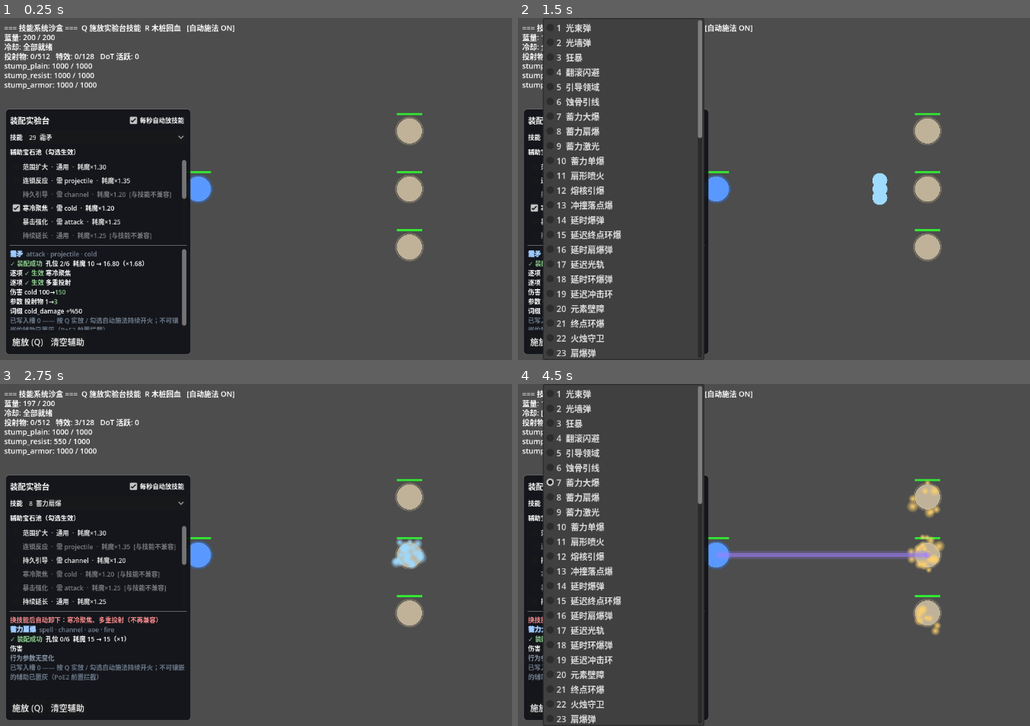
Above: before the commit, frames 1-4 (two rows, left to right).
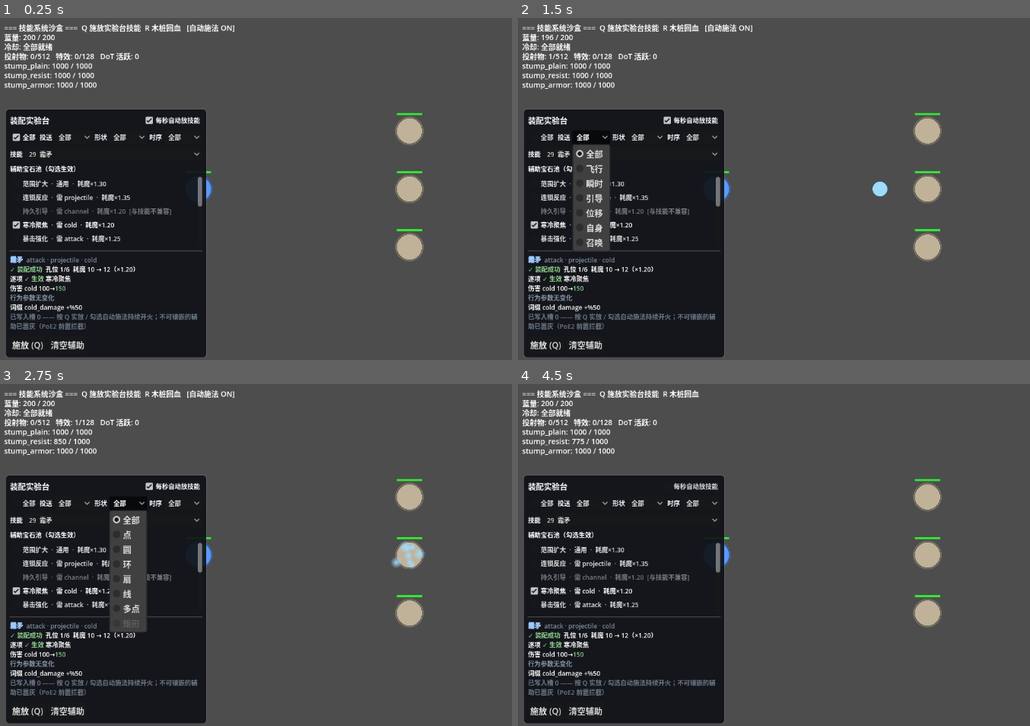
Above: after the commit, the same moments.

Repository: sg229552371/skill-editor-godot
Game: Godot game, scene res://mods/jes-skills/sandbox/sandbox_main.tscn
Two runs of this game, one before a commit and one after it. Both use one fixed random seed, a clock stepped at 60 frames per second and the inputs below.
Inputs (mouse positions are in pixels of both pictures, inside the frame that each line leads up to):
- Up to frame 1 (0.25 s): no input
- Up to frame 2 (1.5 s): click (543, 137) at 0.5 s, where only the run after the commit has a clickable "全部"; click (589, 137) at 1.25 s, where only the run after the commit has a clickable "全部"
- Up to frame 3 (2.75 s): click (128, 503) at 2 s, where only the run after the commit has a clickable "全部"
- Up to frame 4 (4.5 s): click (702, 503) at 2.75 s, where only the run after the commit has a clickable "全部"; click "每秒自动放技能" at 3.5 s; click (625, 503) at 4.25 s, where only the run before the commit has a clickable "7 蓄力大爆"

The runs differ from the first frame. In frame 1, 8.7% of the frame differs, in the area x 1-41%, y 26-100%; in frame 2, 26%; in frame 3, 11%; in frame 4, 28%, in the area x 1-84%, y 0-100%.

Commit message:
feat(sandbox): 实验台三维筛选（全部勾选框+投送/形状/时序交集，轴值聚合全段推导+空值置灰）；D-55 三颗辅助占位数值转正

Diff:
--- a/mods/jes-skills/content/gems/supports/support_channel_focus.tres
+++ b/mods/jes-skills/content/gems/supports/support_channel_focus.tres
@@ -3,7 +3,7 @@
 ; 夜间施工批次 D（D-45）：持久引导——引导类辅助补缺。
 ; D-42 契约：max_channel_time 在 channel 标签承诺面内（TagContract channel.allow），
 ; 覆盖键合法；require 锁定 channel 形态，装到非引导技能上会被整体拒绝。
-; 数值 [PLACEHOLDER · 待 playtest]：引导时长 +1.0 秒（加算），对 2~3 秒引导约 +33%~50%。
+; 数值定稿（D-55，2026-10-22 制作人裁定按推算值转正，后续大 playtest 统一回调）：引导时长 +1.0 秒（加算），对 2~3 秒引导约 +33%~50%。
 
 [ext_resource type="Script" path="res://mods/jes-skills/systems/skills/data/support_gem_data.gd" id="1_csf"]
 
--- a/mods/jes-skills/content/gems/supports/support_duration.tres
+++ b/mods/jes-skills/content/gems/supports/support_duration.tres
@@ -3,7 +3,7 @@
 ; 夜间施工批次 D（D-45）：持续延长——时长型辅助补缺。
 ; D-42 契约：duration 由 aoe（延迟/多段）/ channel（引导时长）/ summon（存续）/ buff（增益时长）
 ; 四类行为消费，故用「任一满足」锁定这四个形态，杜绝装上静默无效。
-; 数值 [PLACEHOLDER · 待 playtest]：+30% 持续时间，与范围扩大（+30%）同档位。
+; 数值定稿（D-55，2026-10-22 制作人裁定按推算值转正，后续大 playtest 统一回调）：+30% 持续时间，与范围扩大（+30%）同档位。
 
 [ext_resource type="Script" path="res://mods/jes-skills/systems/skills/data/support_gem_data.gd" id="1_dur"]
 [ext_resource type="Script" path="res://mods/jes-skills/systems/skills/data/modifier_spec.gd" id="2_dur"]
--- a/mods/jes-skills/content/gems/supports/support_minion.tres
+++ b/mods/jes-skills/content/gems/supports/support_minion.tres
@@ -3,7 +3,7 @@
 ; 夜间施工批次 D（D-45）：召唤强化——随从三属性一次补齐（手册 D1 白名单三项）。
 ; minion_damage / minion_life 是平加值（挂在施法者身上，召唤时按白名单拷给召唤物）；
 ; minion_attack_speed 是加算百分比。三项都不是倍率型属性，走伤害/随从管线，T3 无消费者要求。
-; 数值 [PLACEHOLDER · 待 playtest]：+40 伤害 / +60 生命 / +25% 攻速，对标一颗「大」辅助的强度。
+; 数值定稿（D-55，2026-10-22 制作人裁定按推算值转正，后续大 playtest 统一回调）：+40 伤害 / +60 生命 / +25% 攻速，对标一颗「大」辅助的强度。
 
 [ext_resource type="Script" path="res://mods/jes-skills/systems/skills/data/support_gem_data.gd" id="1_mio"]
 [ext_resource type="Script" path="res://mods/jes-skills/systems/skills/data/modifier_spec.gd" id="2_mio"]
--- a/mods/jes-skills/sandbox/sandbox_lab.gd
+++ b/mods/jes-skills/sandbox/sandbox_lab.gd
@@ -37,6 +37,37 @@
 # 内部规范化键（projectile_count 的 base 载体）：报告里只显示 projectile_count
 const HIDDEN_PARAMS := [&"count_base"]
 
+# ---------------- 三维筛选（四轴模型前三轴，00_总纲 §2；轴值运行时推导，不碰数据文件） ----------------
+# 投送轴：behavior_id → 轴值（与契约测试同源推导；aoe_burst 属瞬时点发）
+const BEHAVIOR_DELIVERY := {
+	&"bhv_projectile": "飞行",
+	&"bhv_melee_swing": "瞬时",
+	&"bhv_aoe_burst": "瞬时",
+	&"bhv_channel": "引导",
+	&"bhv_dash": "位移",
+	&"bhv_buff_self": "自身",
+	&"bhv_summon": "召唤",
+}
+# 形状轴：behavior_params.shape 缺省时各行为的默认形状。
+# aoe/melee/channel 来自 00_总纲 §3 形状通用行（= 代码默认值）；
+# projectile→点 / dash→线 来自运行时事实：弹体走碰撞体（点判定）、冲刺走路径半带宽（线状）；
+# buff_self / summon 无判定形状，形状集合留空（不被形状轴筛中）。
+const BEHAVIOR_SHAPE_DEFAULT := {
+	&"bhv_aoe_burst": "圆",
+	&"bhv_melee_swing": "扇",
+	&"bhv_channel": "线",
+	&"bhv_projectile": "点",
+	&"bhv_dash": "线",
+}
+const SHAPE_NAMES := {
+	&"pt": "点", &"circ": "圆", &"ring": "环", &"sec": "扇",
+	&"line": "线", &"multi": "多点", &"rect": "矩形",
+}
+const SHAPE_ORDER := ["点", "圆", "环", "扇", "线", "多点", "矩形"]
+const DELIVERY_ORDER := ["飞行", "瞬时", "引导", "位移", "自身", "召唤"]
+const TIMING_ORDER := ["单段", "多段", "延迟", "区域"]
+const FILTER_ALL := "全部"
+
 var main: SandboxMain = null
 var _skills: Array = []        # Array[SkillData]
 var _supports: Array = []      # Array[SupportGemData]
@@ -47,6 +78,13 @@
 var _auto_cast_check: CheckBox = null
 var _applying := false
 var _notice := ""              # 一次性的操作提示（镶嵌被拒 / 换技能自动卸下）
+
+# 三维筛选状态：_visible_skills 是当前过滤后的技能列表（_picker 的下标以它为准）
+var _visible_skills: Array = []
+var _filter_all: CheckBox = null
+var _f_delivery: OptionButton = null
+var _f_shape: OptionButton = null
+var _f_timing: OptionButton = null
 
 
 func _ready() -> void:
@@ -110,6 +148,21 @@
 	_auto_cast_check.toggled.connect(_on_auto_cast_toggled)
 	title_row.add_child(_auto_cast_check)
 
+	# 三维筛选行：全部勾选框 + 投送/形状/时序三个下拉（交集过滤）
+	var filter_row := HBoxContainer.new()
+	filter_row.add_theme_constant_override(&"separation", 4)
+	root.add_child(filter_row)
+	_filter_all = CheckBox.new()
+	_filter_all.text = "全部"
+	_filter_all.button_pressed = true
+	_filter_all.add_theme_font_size_override(&"font_size", FONT_SMALL)
+	_filter_all.tooltip_text = "勾上 = 不过滤（三个下拉复位为全部）；任一下拉选了具体轴值会自动取消勾选"
+	_filter_all.toggled.connect(_on_filter_all_toggled)
+	filter_row.add_child(_filter_all)
+	_f_delivery = _make_axis_filter(filter_row, "投送", DELIVERY_ORDER)
+	_f_shape = _make_axis_filter(filter_row, "形状", SHAPE_ORDER)
+	_f_timing = _make_axis_filter(filter_row, "时序", TIMING_ORDER)
+
 	# 技能下拉
 	var skill_row := HBoxContainer.new()
 	root.add_child(skill_row)
@@ -120,11 +173,9 @@
 	_picker = OptionButton.new()
 	_picker.size_flags_horizontal = Control.SIZE_EXPAND_FILL
 	_picker.add_theme_font_size_override(&"font_size", FONT_SMALL)
-	for i in _skills.size():
-		var sk: SkillData = _skills[i]
-		_picker.add_item("%d  %s" % [i + 1, sk.display_name], i)
 	_picker.item_selected.connect(_on_skill_selected)
 	skill_row.add_child(_picker)
+	_rebuild_picker()
 
 	# 辅助宝石池（多选）
 	var pool_title := Label.new()
@@ -191,6 +242,164 @@
 	sb.set_border_width_all(1)
 	sb.border_color = Color(1.0, 1.0, 1.0, 0.12)
 	return sb
+
+
+# ---------------- 三维筛选（交集：各轴同时满足才显示） ----------------
+
+func _make_axis_filter(row: HBoxContainer, label_text: String, values: Array) -> OptionButton:
+	var lb := Label.new()
+	lb.text = label_text
+	lb.add_theme_font_size_override(&"font_size", FONT_SMALL)
+	row.add_child(lb)
+	var ob := OptionButton.new()
+	ob.add_theme_font_size_override(&"font_size", FONT_SMALL)
+	ob.add_item(FILTER_ALL, 0)
+	for i in values.size():
+		ob.add_item(String(values[i]), i + 1)
+	ob.item_selected.connect(_on_axis_filter_changed)
+	row.add_child(ob)
+	return ob
+
+
+## 勾上「全部」= 三个下拉复位为「全部」；取消勾选不改动下拉（由下拉自身变化触发）
+func _on_filter_all_toggled(pressed: bool) -> void:
+	if not pressed:
+		return
+	_applying = true
+	_f_delivery.selected = 0
+	_f_shape.selected = 0
+	_f_timing.selected = 0
+	_applying = false
+	_rebuild_picker()
+
+
+## 任一轴选了具体轴值 → 「全部」勾选框自动取消；三轴交集过滤
+func _on_axis_filter_changed(_index: int) -> void:
+	if _applying:
+		return
+	if _filter_all.button_pressed:
+		_filter_all.set_pressed_no_signal(false)
+	elif _f_delivery.selected == 0 and _f_shape.selected == 0 and _f_timing.selected == 0:
+		_filter_all.set_pressed_no_signal(true)
+	_rebuild_picker()
+
+
+## 轴值运行时推导（与契约测试同源，不碰数据文件）。
+## 关键：聚合技能**全部伤害段**——多段技能（如 飞行弹+落点爆发）的形状/时序
+## 往往在第二段上，只读第一段会把大片轴值错判为无。返回各轴的轴值集合。
+func _axis_sets(sk: SkillData) -> Dictionary:
+	var delivery := {}
+	var shape := {}
+	var timing := {}
+	for part in sk.parts:
+		var p: SkillPart = part
+		var d := String(BEHAVIOR_DELIVERY.get(p.behavior_id, ""))
+		if d != "":
+			delivery[d] = true
+		var shape_key: StringName = p.behavior_params.get(&"shape", &"")
+		var s := String(SHAPE_NAMES.get(shape_key,
+			BEHAVIOR_SHAPE_DEFAULT.get(p.behavior_id, "")))
+		if s != "":
+			shape[s] = true
+		timing[_timing_of(p)] = true
+	return {&"delivery": delivery, &"shape": shape, &"timing": timing}
+
+
+## 时序轴推导：延迟 > 多段 > 区域 > 单段（优先取更特殊的时序特征）
+func _timing_of(part: SkillPart) -> String:
+	var p: Dictionary = part.behavior_params
+	if float(p.get(&"delay", 0.0)) > 0.0:
+		return "延迟"
+	if int(p.get(&"hit_count", 1)) > 1 or p.has(&"tick_interval"):
+		return "多段"
+	if p.has(&"zone_duration") or p.has(&"path_zone_duration"):
+		return "区域"
+	return "单段"
+
+
+func _passes_filter(sk: SkillData, skip_axis: StringName = &"", skip_val: String = "") -> bool:
+	var ax := _axis_sets(sk)
+	if not _axis_match(ax[&"delivery"], _f_delivery, skip_axis, &"delivery", skip_val):
+		return false
+	if not _axis_match(ax[&"shape"], _f_shape, skip_axis, &"shape", skip_val):
+		return false
+	if not _axis_match(ax[&"timing"], _f_timing, skip_axis, &"timing", skip_val):
+		return false
+	return true
+
+
+## 单轴匹配：技能轴值集合命中下拉选项即算匹配；
+## skip_axis 非空时用 skip_val 替代该轴的当前选择（用于统计「选它会剩几个」）
+func _axis_match(ax_set: Dictionary, ob: OptionButton, skip_axis: StringName, axis: StringName, skip_val: String) -> bool:
+	if skip_axis == axis:
+		return skip_val == "" or ax_set.has(skip_val)
+	if ob.selected > 0 and not ax_set.has(ob.get_item_text(ob.selected)):
+		return false
+	return true
+
+
+## 轴值预检：选了必空的轴值直接置灰（与辅助池「不可镶嵌即置灰」同一语义）；
+## 当前已选中的项永不置灰，保证能改选
+func _refresh_axis_options() -> void:
+	_grey_empty_axis(_f_delivery, &"delivery")
+	_grey_empty_axis(_f_shape, &"shape")
+	_grey_empty_axis(_f_timing, &"timing")
+
+
+func _grey_empty_axis(ob: OptionButton, axis: StringName) -> void:
+	for i in ob.item_count:
+		if i == 0 or i == ob.selected:
+			ob.set_item_disabled(i, false)
+			continue
+		var n := 0
+		for sk in _skills:
+			if _passes_filter(sk as SkillData, axis, ob.get_item_text(i)):
+				n += 1
+		ob.set_item_disabled(i, n == 0)
+
+
+## 按当前筛选重建技能下拉；尽量保住原选择，丢了则落到第一项并写回槽 0
+func _rebuild_picker() -> void:
+	_refresh_axis_options()
+	var keep := _current_gem()
+	_visible_skills.clear()
+	for sk in _skills:
+		if _passes_filter(sk as SkillData):
+			_visible_skills.append(sk)
+	_picker.clear()
+	for i in _visible_skills.size():
+		var sk: SkillData = _visible_skills[i]
+		_picker.add_item("%d  %s" % [i + 1, sk.display_name], i)
+	if keep != null:
+		for i in _visible_skills.size():
+			if (_visible_skills[i] as SkillData).gem_id == keep.gem_id:
+				_picker.selected = i
+				return
+	if _visible_skills.is_empty():
+		# 交集无匹配：不清空配置——下拉显示置灰占位，槽 0 保持原技能可继续施放
+		_picker.clear()
+		_picker.add_item("(无匹配 · 放宽筛选)")
+		_picker.set_item_disabled(0, true)
+		_picker.selected = 0
+		if keep != null:
+			_notice = "[color=#d8b45a]筛选无匹配，槽 0 仍为 %s（Q 可继续施放）[/color]" % keep.display_name
+			if main != null:
+				_report.text = _build_report(keep, _checked_supports())
+		return
+	_picker.selected = 0
+	# 原选择被过滤掉：配置已变为新第一项，需写回槽 0
+	if keep != null:
+		_notice = "[color=#d8b45a]当前技能不在筛选结果内，已切换到 %s[/color]" % (_visible_skills[0] as SkillData).display_name
+		_apply()
+
+
+func _reset_filters() -> void:
+	_applying = true
+	_filter_all.set_pressed_no_signal(true)
+	_f_delivery.selected = 0
+	_f_shape.selected = 0
+	_f_timing.selected = 0
+	_applying = false
 
 
 func _support_label(sp: SupportGemData, suffix: String = "") -> String:
@@ -295,8 +504,10 @@
 
 
 func _current_gem() -> SkillData:
-	var idx := maxi(_picker.selected, 0)
-	return _skills[idx] if idx < _skills.size() else null
+	var idx := _picker.selected
+	if idx < 0 or idx >= _visible_skills.size():
+		return null
+	return _visible_skills[idx]
 
 
 func _checked_supports() -> Array:
@@ -388,10 +599,22 @@
 	if slot == null or slot.active_gem == null:
 		return
 	_applying = true
-	for i in _skills.size():
-		if (_skills[i] as SkillData).gem_id == slot.active_gem.gem_id:
-			_picker.selected = i
+	var gem_id: StringName = slot.active_gem.gem_id
+	var found := -1
+	for i in _visible_skills.size():
+		if (_visible_skills[i] as SkillData).gem_id == gem_id:
+			found = i
 			break
+	_applying = false
+	if found < 0:
+		# 目标技能被筛选掉了：复位筛选后再找一次（必然命中）
+		_reset_filters()
+		_rebuild_picker()
+		for i in _visible_skills.size():
+			if (_visible_skills[i] as SkillData).gem_id == gem_id:
+				found = i
+				break
+	_picker.selected = found
 	for i in _supports.size():
 		var sid: StringName = (_supports[i] as SupportGemData).support_id
 		var on := false
Not shown, changed: .workbuddy/skills/dev-loop-checkpoint/SKILL.md
Not shown, changed: docs/目录结构与模块口径_v1.md
Not shown, changed: mods/jes-skills/docs/_AI开发与文档/03_查规则/踩坑与决策台账.md
Not shown, changed: mods/jes-skills/sandbox/README.md
